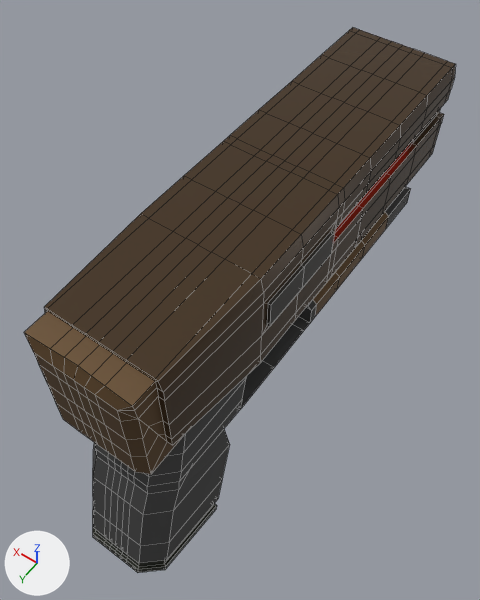
The Blender file Blender/assets_v2.blend, before and after one commit.
Camera for both pictures: a 50 mm camera at (-0.082, 0.075, 0.156) aimed at (0.006, -0.049, -0.039). Every picture has the same lights, and +X, +Y and +Z are marked at lower left. The older version comes first. Mesh edges are drawn as thin lines. The same objects are shown in both versions, whatever each file hides.

The scene before the commit, as lines of its bpy script (objects in view):
```python
me_cube_009 = bpy.data.meshes.new('Cube.009')
me_cube_009.from_pydata(...)  # 492 vertices, 457 faces; spans x 0.0..0.023, y -0.144..0.039, z -0.104..0.02
# faces by material slot: [75, 148, 113, 64, 2, 4, 8, 43]
me_cube_009.materials.append(mat_pistolbase)  # brown #644c2f
me_cube_009.materials.append(mat_pistolcover)  # brown #4a3823
me_cube_009.materials.append(mat_pistolgrip)  # dark grey #3d3d3d
me_cube_009.materials.append(mat_pistolmuzzle)  # dark grey #343333
me_cube_009.materials.append(mat_pistollight)  # yellow #e7c833, glowing yellow #ffc930
me_cube_009.materials.append(mat_pistolenergy)  # red #e70303, glowing red #ff0016
me_cube_009.materials.append(mat_pistoleject)  # dark grey #4f4d4a
me_cube_009.materials.append(mat_magazine)  # black #272a21
ob_pistol = bpy.data.objects.new('PISTOL', me_cube_009)
ob_pistol.location = (0.0, 0.0, 0.0)
_m = ob_pistol.modifiers.new('Mirror', 'MIRROR')
```
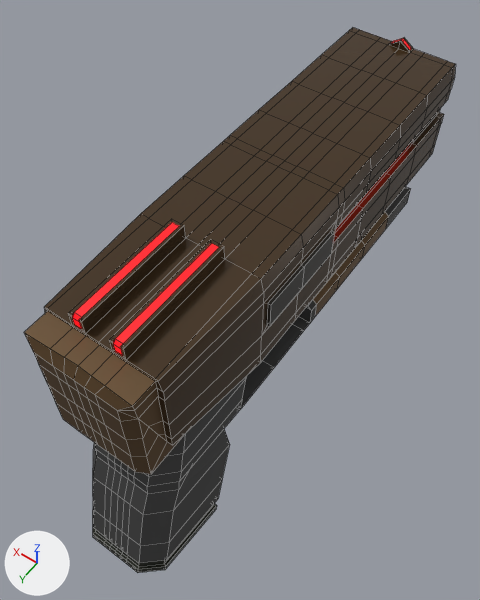
The edits, one by one:
me_cube_009 is used by ob_pistol; location (0.0, 0.0, 0.0).
me_cube_009 had 492 vertices, 457 faces and spanned x 0.0..0.023, y -0.144..0.039, z -0.104..0.02.
me_cube_009 now has 514 vertices, 483 faces and spans x 0.0..0.023, y -0.144..0.039, z -0.104..0.025.
Part 1, on me_cube_009:
2 faces are deleted.
22 vertices are added at x 0.0..0.009, y -0.143..0.02, z 0.02..0.025.
16 new faces join them, mat_pistolcover (brown #4a3823).
5 new faces join them, mat_pistolenergy (red #e70303, glowing red #ff0016).
7 new faces join them, mat_pistolbase (brown #644c2f).

What differs and where, as boxes [x1, y1, x2, y2] in the pictures (480 x 600 px):
part 1 of me_cube_009, built on
    before: [73, 41, 413, 360]
    after: [69, 38, 413, 360]
